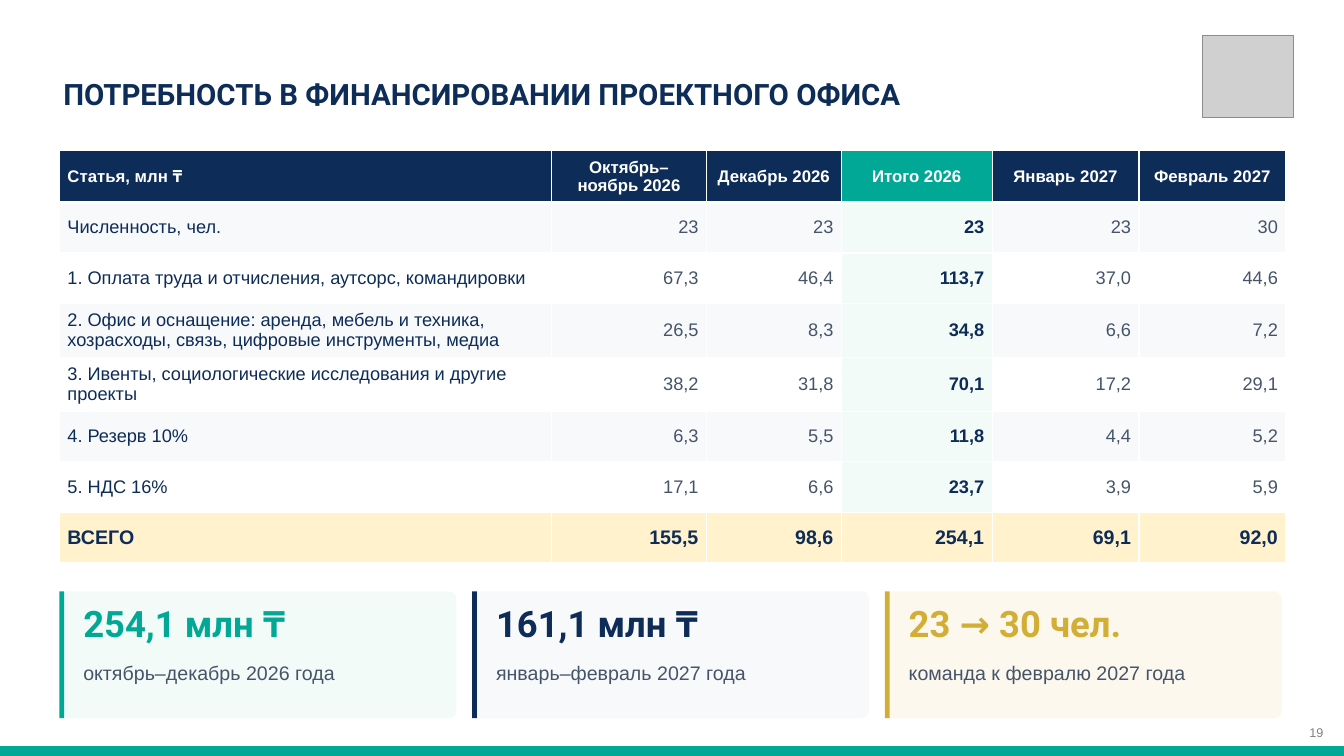
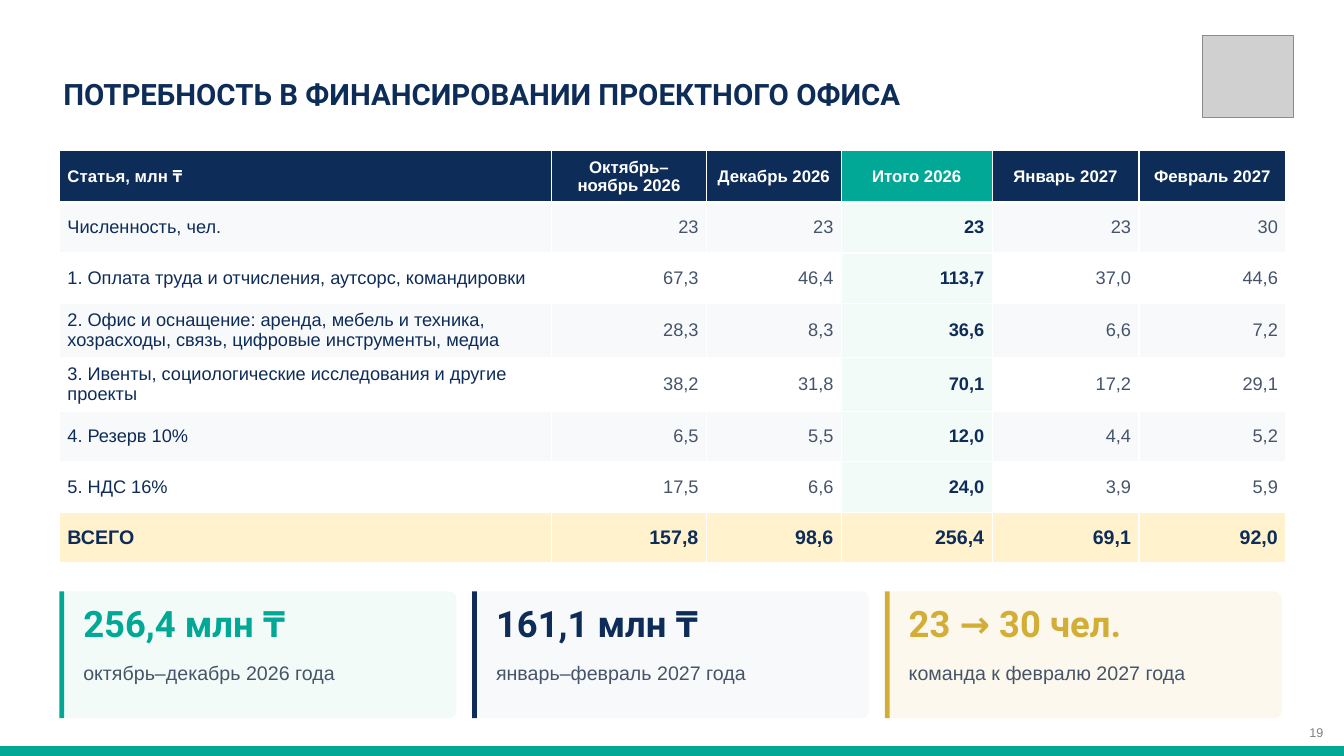
Before and after one commit to murat01042014/obsidian-vault, a slide deck: slide 19 of TAZA/_документы/Презентация Таза Қазақстан – Проектный офис.pptx. Drawn at 1344x756 pixels with LibreOffice and Linux fonts; fonts in the diff are those of the drawing; grey boxes stand for pictures. Boxes give left, top, right and bottom in pixels: in the first picture for what was removed or moved away, otherwise in the second. Text is boxed around its words. In the diff, an @@ line names an element or a change of style, - is before the commit and + after.

```diff
--- a/TAZA/_документы/Презентация Таза Қазақстан – Проектный офис.pptx
+++ b/TAZA/_документы/Презентация Таза Қазақстан – Проектный офис.pptx
@@ table at bbox=[59, 151, 1288, 558] @@
-row 4, column 2: 26,5
+row 4, column 2: 28,3
-row 4, column 4: 34,8
+row 4, column 4: 36,6
-row 6, column 2: 6,3
+row 6, column 2: 6,5
-row 6, column 4: 11,8
+row 6, column 4: 12,0
-row 7, column 2: 17,1
+row 7, column 2: 17,5
-row 7, column 4: 23,7
+row 7, column 4: 24,0
-row 8, column 2: 155,5
+row 8, column 2: 157,8
-row 8, column 4: 254,1
+row 8, column 4: 256,4
@@ text at bbox=[83, 610, 254, 644]: text changed @@
-254,1 млн ₸
+256,4 млн ₸
```
Also in this commit, not shown: 1 other slide changed, 9 other files.
